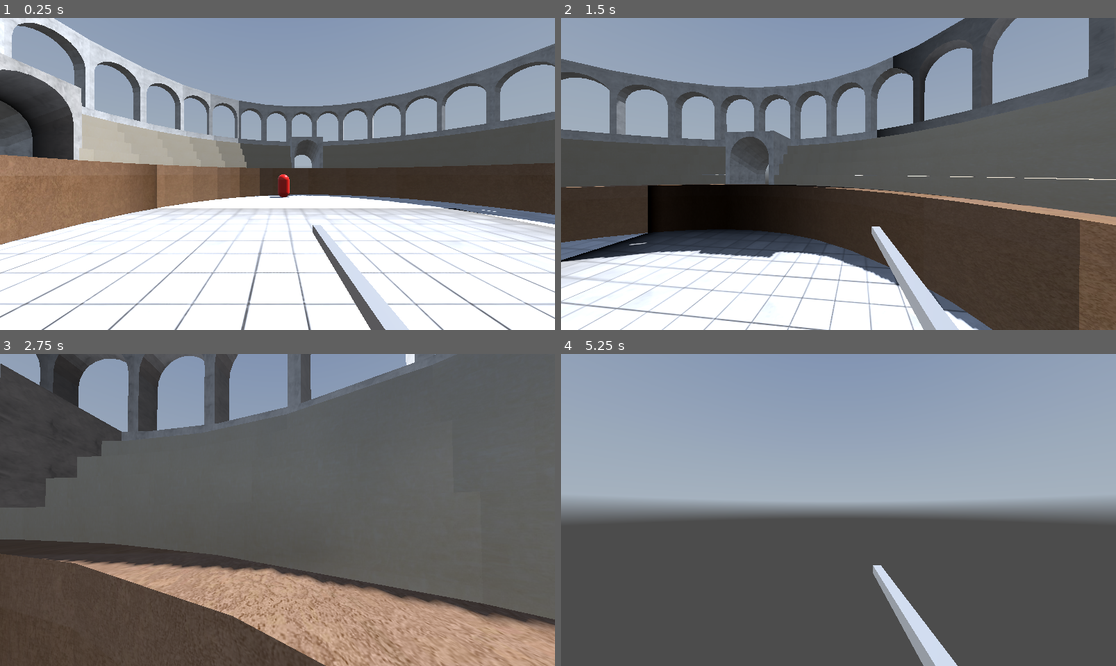
Above: before the commit, frames 1-4 (two rows, left to right).
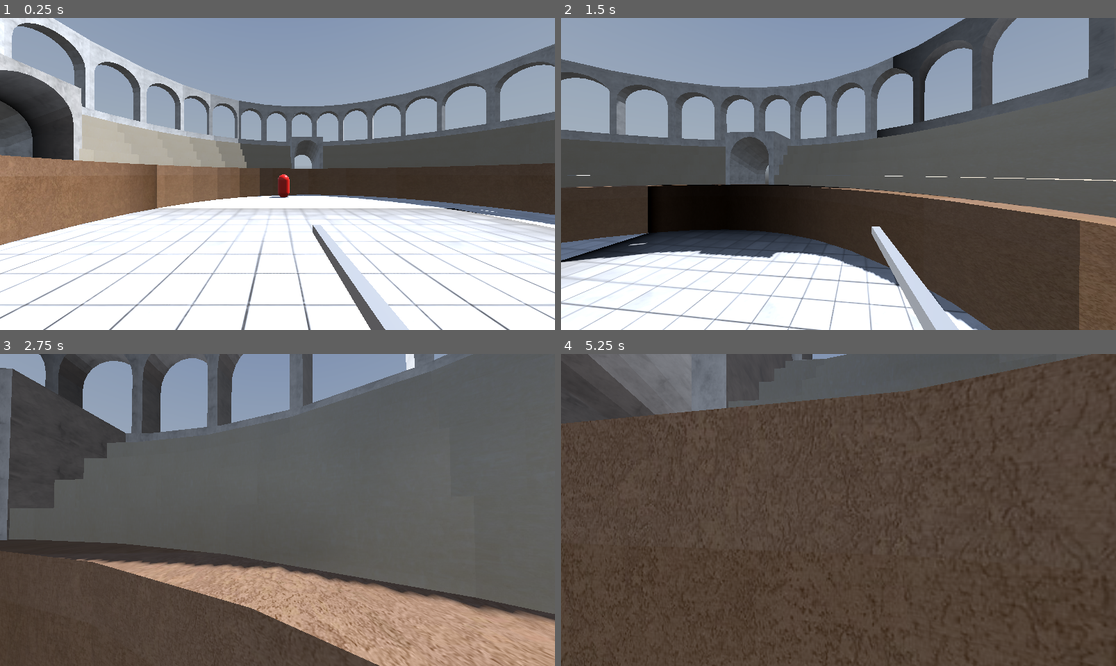
Above: after the commit, the same moments.

Repository: martinsi26/3DGameDesign
Game: Godot game, scene res://Scenes/Sandbox.tscn
The game is run twice, just before and just after one commit, with the same random seed, the same clock (stepped at 60 frames per second) and the same inputs. A sky picture missing from this copy of the repository is replaced by a grey-blue gradient.
Inputs (mouse positions are in pixels of both pictures, inside the frame that each line leads up to):
- Up to frame 1 (0.25 s): no input
- Up to frame 2 (1.5 s): tap Enter at 0.5 s; move the mouse to (866, 174) at 0.52 s; hold Shift (sprint) 0.53-1.28 s; hold W (move_forward) from 0.53 s (still down); tap Space (jump) at 0.77, 0.8, 1.07, 1.35 s; move the mouse to (810, 174) at 1.27 s
- Up to frame 3 (2.75 s): keep holding W (move_forward); tap Space (jump) at 1.52, 1.82, 2.3 s; tap Shift (sprint) at 1.55 s; move the mouse to (288, 503) at 2.02 s; hold Ctrl (crouch) from 2.03 s (still down)
- Up to frame 4 (5.25 s): keep holding W (move_forward); move the mouse to (832, 516) at 2.77 s; release Ctrl (crouch) at 2.78 s; tap Q (lock) at 2.85 s; tap Space (jump) at 3.02, 3.32, 3.77, 3.8, 4.07, 4.52, 4.82, 5.1 s; tap Shift (sprint) at 3.05, 4.35 s; move the mouse to (877, 513) at 3.52 s; hold Shift (sprint) 3.53-4.28 s; move the mouse to (794, 506) at 4.27 s; move the mouse to (844, 510) at 5.02 s

The runs differ from the first frame. In frame 1, 3.6% of the frame differs, in the area x 0-100%, y 0-100%; in frame 2, 2.4%; in frame 3, 11%; in frame 4, 73%.

Commit message:
collisions

Diff:
--- a/3dgamedesign/Enviroment/col0sseum_edit.tscn
+++ b/3dgamedesign/Enviroment/col0sseum_edit.tscn
@@ -8,6 +8,9 @@
 
 [sub_resource type="CylinderShape3D" id="CylinderShape3D_cith0"]
 radius = 10.7024
+
+[sub_resource type="BoxShape3D" id="BoxShape3D_eltrg"]
+size = Vector3(1.93408, 2.64172, 0.721313)
 
 [node name="Colliseum" instance=ExtResource("1_ht657")]
 
@@ -27,3 +30,168 @@
 [node name="CollisionShape3D" type="CollisionShape3D" parent="StaticBody3D" index="0"]
 transform = Transform3D(1, 0, 0, 0, 1, 0, 0, 0, 1, 0, 0.676403, 0)
 shape = SubResource("CylinderShape3D_cith0")
+
+[node name="CollisionShape3D2" type="CollisionShape3D" parent="StaticBody3D" index="1"]
+transform = Transform3D(1, 0, 0, 0, 1, 0, 0, 0, 1, -1.48747, 2.58749, -10.8735)
+shape = SubResource("BoxShape3D_eltrg")
+
+[node name="CollisionShape3D3" type="CollisionShape3D" parent="StaticBody3D" index="2"]
+transform = Transform3D(0.939693, 0, 0.34202, 0, 1, 0, -0.34202, 0, 0.939693, -3.49734, 2.68054, -10.1382)
+shape = SubResource("BoxShape3D_eltrg")
+
+[node name="CollisionShape3D4" type="CollisionShape3D" parent="StaticBody3D" index="3"]
+transform = Transform3D(0.866025, 0, 0.5, 0, 1, 0, -0.5, 0, 0.866025, -5.40213, 2.68054, -9.27162)
+shape = SubResource("BoxShape3D_eltrg")
+
+[node name="CollisionShape3D5" type="CollisionShape3D" parent="StaticBody3D" index="4"]
+transform = Transform3D(0.766044, 0, 0.642788, 0, 1, 0, -0.642788, 0, 0.766044, -7.08044, 2.68054, -8.10596)
+shape = SubResource("BoxShape3D_eltrg")
+
+[node name="CollisionShape3D6" type="CollisionShape3D" parent="StaticBody3D" index="5"]
+transform = Transform3D(0.642788, 0, 0.766044, 0, 1, 0, -0.766044, 0, 0.642788, -8.518, 2.68054, -6.62871)
+shape = SubResource("BoxShape3D_eltrg")
+
+[node name="CollisionShape3D7" type="CollisionShape3D" parent="StaticBody3D" index="6"]
+transform = Transform3D(0.45399, 0, 0.891006, 0, 1, 0, -0.891006, 0, 0.45399, -9.67073, 2.68054, -4.88335)
+shape = SubResource("BoxShape3D_eltrg")
+
+[node name="CollisionShape3D8" type="CollisionShape3D" parent="StaticBody3D" index="7"]
+transform = Transform3D(0.309017, 0, 0.951056, 0, 1, 0, -0.951056, 0, 0.309017, -10.4174, 2.68054, -2.88364)
+shape = SubResource("BoxShape3D_eltrg")
+
+[node name="CollisionShape3D9" type="CollisionShape3D" parent="StaticBody3D" index="8"]
+transform = Transform3D(0.139173, 0, 0.990268, 0, 1, 0, -0.990268, 0, 0.139173, -10.9561, 2.77687, -0.737741)
+shape = SubResource("BoxShape3D_eltrg")
+
+[node name="CollisionShape3D10" type="CollisionShape3D" parent="StaticBody3D" index="9"]
+transform = Transform3D(-0.121869, 0, 0.992546, 0, 1, 0, -0.992546, 0, -0.121869, -10.7888, 2.68746, 1.44714)
+shape = SubResource("BoxShape3D_eltrg")
+
+[node name="StaticBody3D2" type="StaticBody3D" parent="." index="2"]
+transform = Transform3D(-4.37114e-08, 0, 1, 0, 1, 0, -1, 0, -4.37114e-08, -0.0070976, 0.0137224, 0.0141335)
+
+[node name="CollisionShape3D" type="CollisionShape3D" parent="StaticBody3D2" index="0"]
+transform = Transform3D(1, 0, 0, 0, 1, 0, 0, 0, 1, 0, 0.676403, 0)
+shape = SubResource("CylinderShape3D_cith0")
+
+[node name="CollisionShape3D2" type="CollisionShape3D" parent="StaticBody3D2" index="1"]
+transform = Transform3D(1, 0, 0, 0, 1, 0, 0, 0, 1, -1.48747, 2.58749, -10.5016)
+shape = SubResource("BoxShape3D_eltrg")
+
+[node name="CollisionShape3D3" type="CollisionShape3D" parent="StaticBody3D2" index="2"]
+transform = Transform3D(0.939693, 0, 0.34202, 0, 1, 0, -0.34202, 0, 0.939693, -3.49734, 2.68054, -10.1382)
+shape = SubResource("BoxShape3D_eltrg")
+
+[node name="CollisionShape3D4" type="CollisionShape3D" parent="StaticBody3D2" index="3"]
+transform = Transform3D(0.866025, 0, 0.5, 0, 1, 0, -0.5, 0, 0.866025, -5.40213, 2.68054, -9.27162)
+shape = SubResource("BoxShape3D_eltrg")
+
+[node name="CollisionShape3D5" type="CollisionShape3D" parent="StaticBody3D2" index="4"]
+transform = Transform3D(0.766044, 0, 0.642788, 0, 1, 0, -0.642788, 0, 0.766044, -7.08044, 2.68054, -8.10596)
+shape = SubResource("BoxShape3D_eltrg")
+
+[node name="CollisionShape3D6" type="CollisionShape3D" parent="StaticBody3D2" index="5"]
+transform = Transform3D(0.642788, 0, 0.766044, 0, 1, 0, -0.766044, 0, 0.642788, -8.518, 2.68054, -6.62871)
+shape = SubResource("BoxShape3D_eltrg")
+
+[node name="CollisionShape3D7" type="CollisionShape3D" parent="StaticBody3D2" index="6"]
+transform = Transform3D(0.45399, 0, 0.891006, 0, 1, 0, -0.891006, 0, 0.45399, -9.67073, 2.68054, -4.88335)
+shape = SubResource("BoxShape3D_eltrg")
+
+[node name="CollisionShape3D8" type="CollisionShape3D" parent="StaticBody3D2" index="7"]
+transform = Transform3D(0.309017, 0, 0.951056, 0, 1, 0, -0.951056, 0, 0.309017, -10.4174, 2.68054, -2.88364)
+shape = SubResource("BoxShape3D_eltrg")
+
+[node name="CollisionShape3D9" type="CollisionShape3D" parent="StaticBody3D2" index="8"]
+transform = Transform3D(0.139173, 0, 0.990268, 0, 1, 0, -0.990268, 0, 0.139173, -10.9561, 2.77687, -0.737741)
+shape = SubResource("BoxShape3D_eltrg")
+
+[node name="CollisionShape3D10" type="CollisionShape3D" parent="StaticBody3D2" index="9"]
+transform = Transform3D(-0.121869, 0, 0.992546, 0, 1, 0, -0.992546, 0, -0.121869, -10.6703, 2.68746, 1.44714)
+shape = SubResource("BoxShape3D_eltrg")
+
+[node name="StaticBody3D3" type="StaticBody3D" parent="." index="3"]
+transform = Transform3D(-1, 0, -8.74228e-08, 0, 1, 0, 8.74228e-08, 0, -1, -0.0070976, 0.0137224, 0.0141335)
+
+[node name="CollisionShape3D" type="CollisionShape3D" parent="StaticBody3D3" index="0"]
+transform = Transform3D(1, 0, 0, 0, 1, 0, 0, 0, 1, 0, 0.676403, 0)
+shape = SubResource("CylinderShape3D_cith0")
+
+[node name="CollisionShape3D2" type="CollisionShape3D" parent="StaticBody3D3" index="1"]
+transform = Transform3D(1, 0, 0, 0, 1, 0, 0, 0, 1, -1.48747, 2.58749, -10.5016)
+shape = SubResource("BoxShape3D_eltrg")
+
+[node name="CollisionShape3D3" type="CollisionShape3D" parent="StaticBody3D3" index="2"]
+transform = Transform3D(0.939693, 0, 0.34202, 0, 1, 0, -0.34202, 0, 0.939693, -3.49734, 2.68054, -10.1382)
+shape = SubResource("BoxShape3D_eltrg")
+
+[node name="CollisionShape3D4" type="CollisionShape3D" parent="StaticBody3D3" index="3"]
+transform = Transform3D(0.866025, 0, 0.5, 0, 1, 0, -0.5, 0, 0.866025, -5.40213, 2.68054, -9.27162)
+shape = SubResource("BoxShape3D_eltrg")
+
+[node name="CollisionShape3D5" type="CollisionShape3D" parent="StaticBody3D3" index="4"]
+transform = Transform3D(0.766044, 0, 0.642788, 0, 1, 0, -0.642788, 0, 0.766044, -7.08044, 2.68054, -8.10596)
+shape = SubResource("BoxShape3D_eltrg")
+
+[node name="CollisionShape3D6" type="CollisionShape3D" parent="StaticBody3D3" index="5"]
+transform = Transform3D(0.642788, 0, 0.766044, 0, 1, 0, -0.766044, 0, 0.642788, -8.518, 2.68054, -6.62871)
+shape = SubResource("BoxShape3D_eltrg")
+
+[node name="CollisionShape3D7" type="CollisionShape3D" parent="StaticBody3D3" index="6"]
+transform = Transform3D(0.45399, 0, 0.891006, 0, 1, 0, -0.891006, 0, 0.45399, -9.67073, 2.68054, -4.88335)
+shape = SubResource("BoxShape3D_eltrg")
+
+[node name="CollisionShape3D8" type="CollisionShape3D" parent="StaticBody3D3" index="7"]
+transform = Transform3D(0.309017, 0, 0.951056, 0, 1, 0, -0.951056, 0, 0.309017, -10.4174, 2.68054, -2.88364)
+shape = SubResource("BoxShape3D_eltrg")
+
+[node name="CollisionShape3D9" type="CollisionShape3D" parent="StaticBody3D3" index="8"]
+transform = Transform3D(-4.37114e-08, 0, 1, 0, 1, 0, -1, 0, -4.37114e-08, -10.8196, 2.78178, -0.731966)
+shape = SubResource("BoxShape3D_eltrg")
+
+[node name="CollisionShape3D10" type="CollisionShape3D" parent="StaticBody3D3" index="9"]
+transform = Transform3D(-0.121869, 0, 0.992546, 0, 1, 0, -0.992546, 0, -0.121869, -10.6703, 2.68746, 1.44714)
+shape = SubResource("BoxShape3D_eltrg")
+
+[node name="StaticBody3D4" type="StaticBody3D" parent="." index="4"]
+transform = Transform3D(1.19249e-08, 0, -1, 0, 1, 0, 1, 0, 1.19249e-08, -0.00686443, 0.0255208, 0.0276153)
+
+[node name="CollisionShape3D" type="CollisionShape3D" parent="StaticBody3D4" index="0"]
+transform = Transform3D(1, 0, 0, 0, 1, 0, 0, 0, 1, 0, 0.676403, 0)
+shape = SubResource("CylinderShape3D_cith0")
+
+[node name="CollisionShape3D2" type="CollisionShape3D" parent="StaticBody3D4" index="1"]
+transform = Transform3D(1, 0, 0, 0, 1, 0, 0, 0, 1, -1.48747, 2.58749, -11.1782)
+shape = SubResource("BoxShape3D_eltrg")
+
+[node name="CollisionShape3D3" type="CollisionShape3D" parent="StaticBody3D4" index="2"]
+transform = Transform3D(0.939693, 0, 0.34202, 0, 1, 0, -0.34202, 0, 0.939693, -3.49734, 2.68054, -10.1382)
+shape = SubResource("BoxShape3D_eltrg")
+
+[node name="CollisionShape3D4" type="CollisionShape3D" parent="StaticBody3D4" index="3"]
+transform = Transform3D(0.866025, 0, 0.5, 0, 1, 0, -0.5, 0, 0.866025, -5.40213, 2.68054, -9.27162)
+shape = SubResource("BoxShape3D_eltrg")
+
+[node name="CollisionShape3D5" type="CollisionShape3D" parent="StaticBody3D4" index="4"]
+transform = Transform3D(0.766044, 0, 0.642788, 0, 1, 0, -0.642788, 0, 0.766044, -7.08044, 2.68054, -8.10596)
+shape = SubResource("BoxShape3D_eltrg")
+
+[node name="CollisionShape3D6" type="CollisionShape3D" parent="StaticBody3D4" index="5"]
+transform = Transform3D(0.642788, 0, 0.766044, 0, 1, 0, -0.766044, 0, 0.642788, -8.518, 2.68054, -6.62871)
+shape = SubResource("BoxShape3D_eltrg")
+
+[node name="CollisionShape3D7" type="CollisionShape3D" parent="StaticBody3D4" index="6"]
+transform = Transform3D(0.45399, 0, 0.891006, 0, 1, 0, -0.891006, 0, 0.45399, -9.67073, 2.68054, -4.88335)
+shape = SubResource("BoxShape3D_eltrg")
+
+[node name="CollisionShape3D8" type="CollisionShape3D" parent="StaticBody3D4" index="7"]
+transform = Transform3D(0.309017, 0, 0.951056, 0, 1, 0, -0.951056, 0, 0.309017, -10.4174, 2.68054, -2.88364)
+shape = SubResource("BoxShape3D_eltrg")
+
+[node name="CollisionShape3D9" type="CollisionShape3D" parent="StaticBody3D4" index="8"]
+transform = Transform3D(-4.37114e-08, 0, 1, 0, 1, 0, -1, 0, -4.37114e-08, -10.7617, 2.77687, -0.740032)
+shape = SubResource("BoxShape3D_eltrg")
+
+[node name="CollisionShape3D10" type="CollisionShape3D" parent="StaticBody3D4" index="9"]
+transform = Transform3D(-0.121869, 0, 0.992546, 0, 1, 0, -0.992546, 0, -0.121869, -10.6703, 2.68746, 1.44714)
+shape = SubResource("BoxShape3D_eltrg")
--- a/3dgamedesign/Scenes/Player/player.tscn
+++ b/3dgamedesign/Scenes/Player/player.tscn
@@ -398,7 +398,7 @@
 libraries = {
 "": SubResource("AnimationLibrary_gvbrm")
 }
-blend_times = [&"sprint", &"walking", 0.5, &"sprint", &"jump_start", 0.1, &"jump_end", &"walking", 0.5, &"jump_end", &"jump_start", 0.1, &"jump_start", &"walking", 0.5, &"jump_start", &"sprint", 0.5, &"jump_start", &"jump_start", 0.1]
+blend_times = [&"jump_end", &"jump_start", 0.1, &"jump_end", &"walking", 0.5, &"jump_start", &"jump_start", 0.1, &"jump_start", &"sprint", 0.5, &"jump_start", &"walking", 0.5, &"sprint", &"jump_start", 0.1, &"sprint", &"walking", 0.5]
 
 [node name="ShapeCast3D" type="ShapeCast3D" parent="."]
 unique_name_in_owner = true
Not shown: 1 places in 3dgamedesign/Enviroment/col0sseum_edit.tscn that only renumber resources
